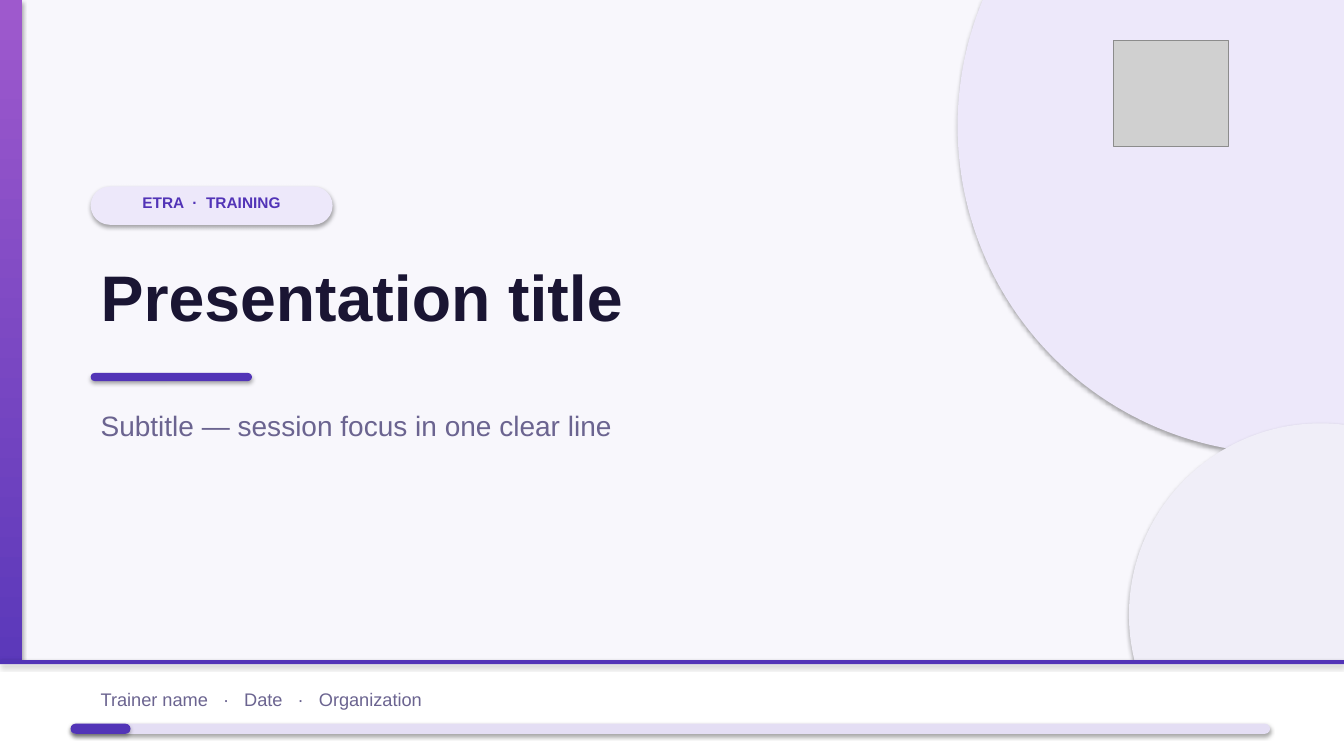
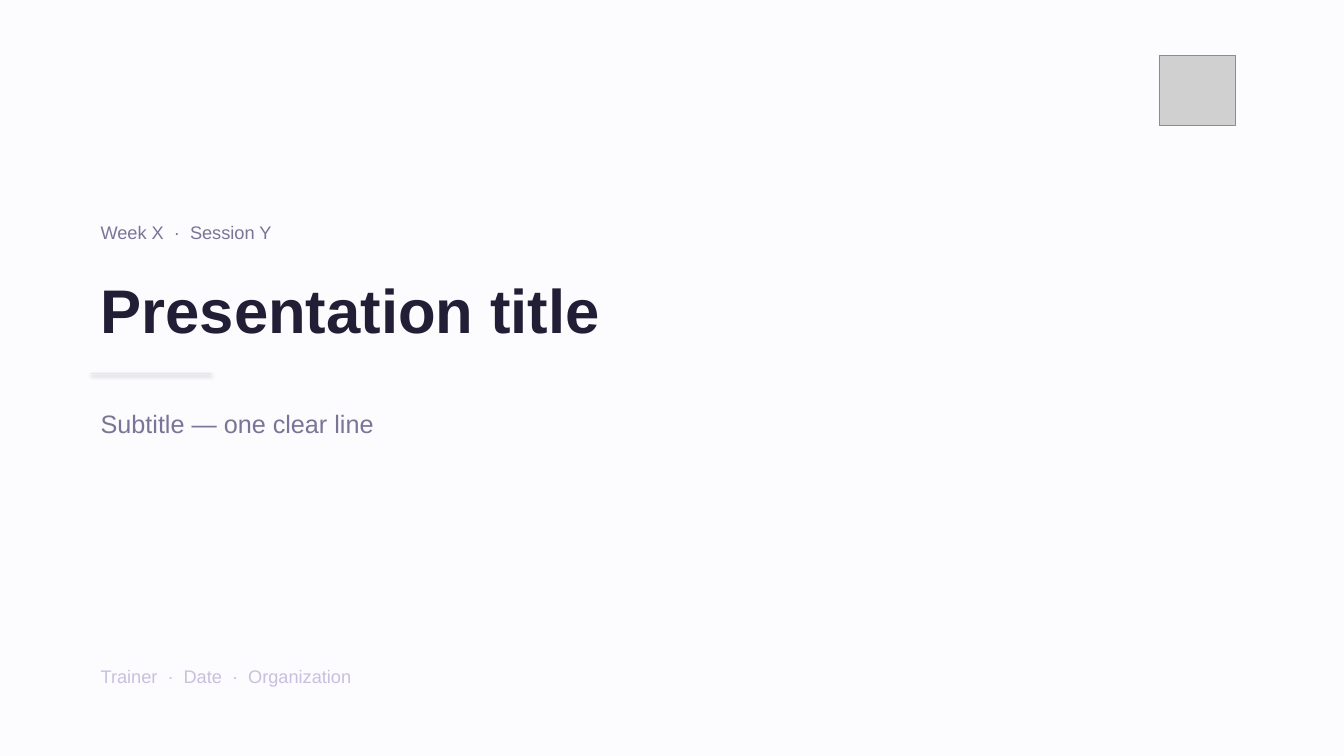
Before and after one commit to iksasa15/AI-ML, a slide deck: slide 2 of web-presentation/pdf-exports/ETRA-Presentation-Blank-Template.pptx. Drawn at 1344x756 pixels with LibreOffice and Linux fonts; fonts in the diff are those of the drawing; grey boxes stand for pictures. Boxes give left, top, right and bottom in pixels: in the first picture for what was removed or moved away, otherwise in the second. Text is boxed around its words. In the diff, an @@ line names an element or a change of style, - is before the commit and + after.

```diff
--- a/web-presentation/pdf-exports/ETRA-Presentation-Blank-Template.pptx
+++ b/web-presentation/pdf-exports/ETRA-Presentation-Blank-Template.pptx
@@ background #F8F7FC to #FCFBFE @@
@@ rectangle removed at box(0, 0, 22, 756) @@
@@ ellipse removed at box(958, 0, 1344, 454) @@
@@ picture: place and size @@
-picture at box(1114, 40, 1229, 146)
+picture at box(1159, 55, 1236, 126)
@@ rounded rectangle removed at box(91, 187, 333, 225) @@
@@ text removed at box(142, 197, 280, 208) @@
-ETRA · TRAINING
@@ text added at box(101, 226, 271, 239), 13 pt, text #7A7496 @@
+Week X · Session Y
@@ text "Presentation title": place and size @@
-text "Presentation title" at box(101, 274, 622, 322)
+text "Presentation title" at box(101, 288, 599, 334)
@@ text "Presentation title" at box(101, 288, 599, 334): size 46 to 44 pt, text colour #1A1533 to #221E36 @@
@@ rounded rectangle removed at box(91, 373, 252, 381) @@
@@ rectangle added at box(91, 373, 212, 374), fill #E8E4F2 @@
@@ text at box(101, 415, 373, 433): text changed; size 20 to 18 pt; text colour #6B6490 to #7A7496 @@
-Subtitle — session focus in one clear line
+Subtitle — one clear line
@@ ellipse removed at box(1129, 423, 1344, 756) @@
@@ rectangle removed at box(0, 660, 1344, 756) @@
@@ rectangle removed at box(0, 660, 1344, 664) @@
@@ text at box(101, 670, 351, 687): text changed; text colour #6B6490 to #C8C0DE @@
-Trainer name · Date · Organization
+Trainer · Date · Organization
@@ rounded rectangle removed at box(71, 724, 1270, 734) @@
@@ rounded rectangle removed at box(71, 724, 130, 734) @@
```
Also in this commit, not shown: 6 slides added, 8 slides removed, 3 other files.
